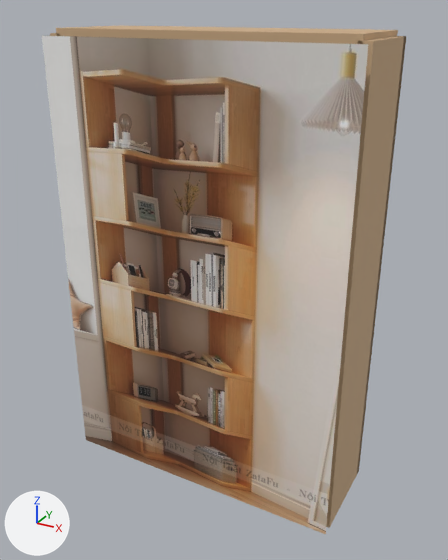
The glTF model storage/picture/mocan-53.glb, before and after one commit.
Rendered twice from a 50 mm camera at (0.754, -1.346, 1.258) aimed at (0.02, -0.012, 0.59). The axes (+X, +Y, +Z) are drawn at lower left. The lights are the same throughout. The picture after the commit comes second. Vertices at exactly the same position are counted once.

Names of what the first picture shows: 'furniture'.
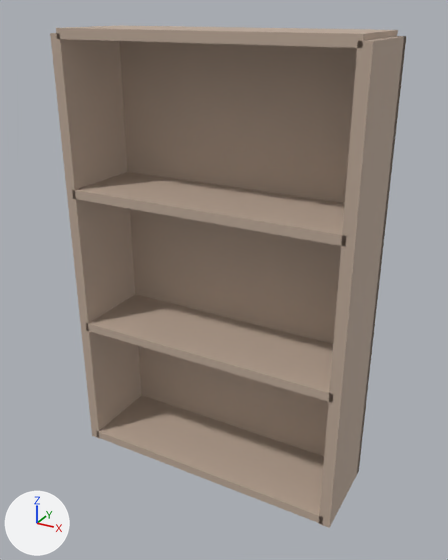
Where the change shows, as pixel boxes [x1, y1, x2, y2] in the pictures (448 x 560 px):
'furniture', reshaped: before [42, 25, 406, 534]; after [50, 25, 406, 528]
part 1 of me_mesh_0, deleted: before [42, 36, 368, 534]

Patch to the scene script:
```diff
--- a/storage/picture/mocan-53.glb.py
+++ b/storage/picture/mocan-53.glb.py
@@ me_mesh_0 @@
 # used by ob_furniture; location = (0.0, 0.0, 0.0)
-me_mesh_0.from_pydata(...)  # 56 vertices, 86 faces; spans x -0.4..0.4, y -0.155..0.125, z 0.0..1.212
+me_mesh_0.from_pydata(...)  # 52 vertices, 84 faces; spans x -0.4..0.4, y -0.125..0.125, z 0.0..1.212
+# me_mesh_0 part 1: the loose piece of 4 vertices spanning x -0.4..0.4, y -0.155, z 0.004..1.196 is deleted
 me_mesh_0.materials.append(mat_wood)
-me_mesh_0.materials.append(mat_photo)  # picture img_image_0
```
